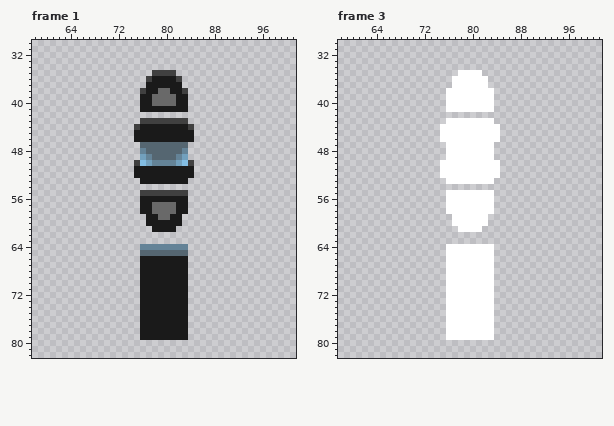
A pixel-art file gets an edit: draem/오브젝트/platform__/platform_UpDown_Controller.aseprite. Above is the file before it was changed.
160x160 pixels, 17 frames. Colours within 5 levels of each other are drawn and written as one. Shown: frame 1: x 58..101, y 30..82; frame 3: x 58..101, y 30..82. The commit also changed other frames, which this record leaves out.
After:
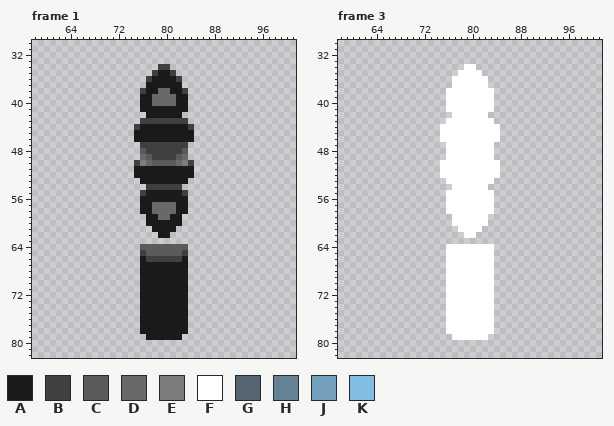
Palette (. is transparent): A #1a1a1a  B #404040  C #5a5a5a  D #696969  E #7d7d7d  F #ffffff  G #556671  H #648397  J #72a0bd  K #82bde3
The edit:
{"where": "frame 1, layer \"레이어 3\""}
{"frame":1,"y":34,"x":79,"old":"..","new":"BB"}
{"frame":1,"y":35,"x":79,"old":"BB","new":"AA"}
{"frame":1,"y":42,"x":77,"old":"......","new":"AAAAAA"}
{"frame":1,"y":47,"x":76,"old":"GGGGGGGG","new":"BBBBBBBB"}
{"frame":1,"y":48,"x":76,"old":"HGGGGGGH","new":"CBBBBBBC"}
{"frame":1,"y":49,"x":76,"old":"JHGGGGHJ","new":"DCBBBBCD"}
{"frame":1,"y":50,"x":76,"old":"KJHHHHJK","new":"EDCCCCDE"}
{"frame":1,"y":54,"x":77,"old":"......","new":"BBBBBB"}
{"frame":1,"y":55,"x":77,"old":"BBBBBB","new":"AAAAAA"}
{"frame":1,"y":62,"x":79,"old":"..","new":"AA"}
{"frame":1,"y":64,"x":76,"old":"HHHHHHHH","new":"CCCCCCCC"}
{"frame":1,"y":65,"x":76,"old":"GGGGGGGG","new":"BCCCCCCB"}
{"frame":1,"y":66,"x":77,"old":"AAAAAA","new":"BBBBBB"}
{"frame":1,"y":79,"x":76,"old":"A","new":"."}
{"frame":1,"y":79,"x":83,"old":"A","new":"."}
{"where": "frame 3, layer \"레이어 5\""}
{"frame":3,"y":34,"x":79,"old":"..","new":"FF"}
{"frame":3,"y":42,"x":77,"old":"......","new":"FFFFFF"}
{"frame":3,"y":54,"x":77,"old":"......","new":"FFFFFF"}
{"frame":3,"y":62,"x":79,"old":"..","new":"FF"}
{"frame":3,"y":79,"x":76,"old":"F","new":"."}
{"frame":3,"y":79,"x":83,"old":"F","new":"."}
